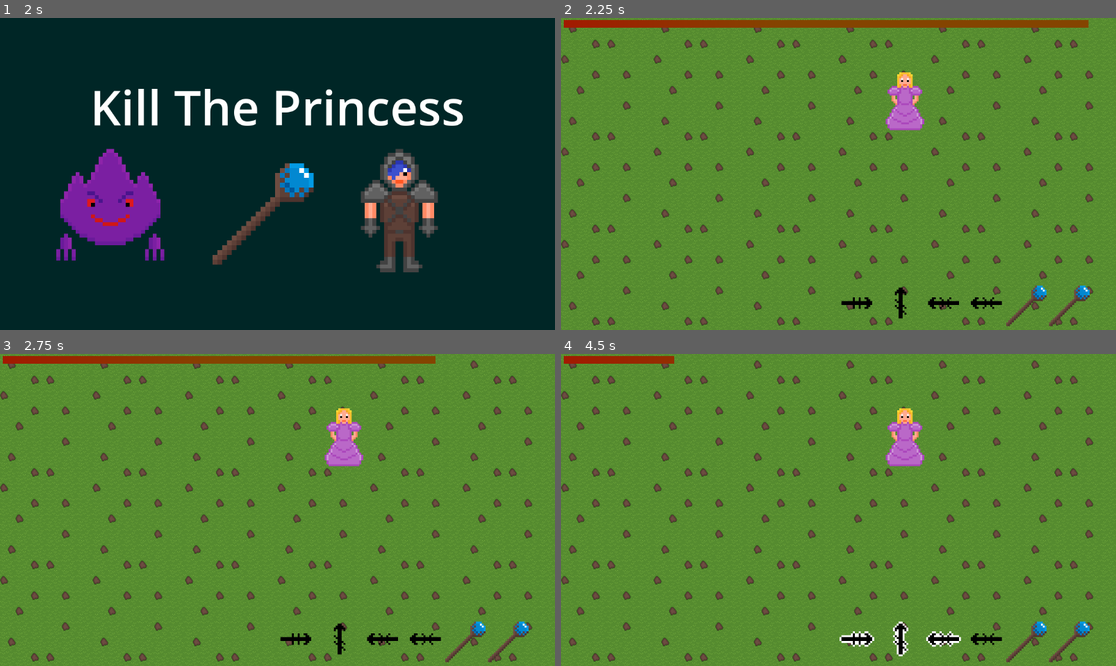
Above: before the commit, frames 1-4 (two rows, left to right).
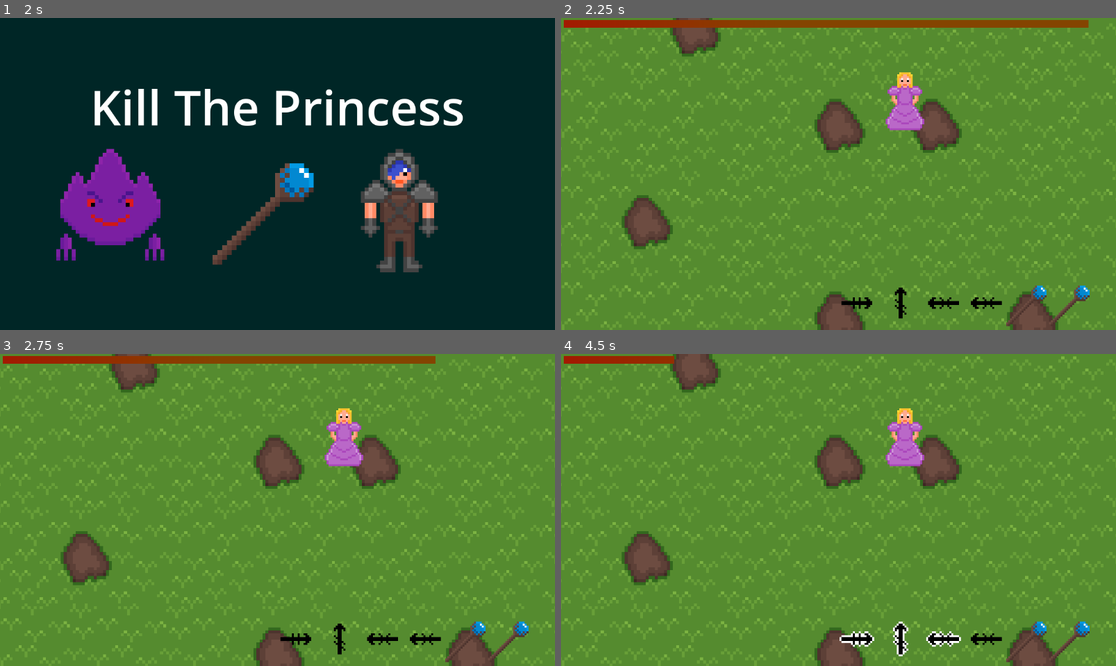
Above: after the commit, the same moments.

Repository: JamsterMan/Game-Jam-PS-16
Game: Godot game, scene res://Scenes/main_menu.tscn
Same seed, same stepped clock (60 frames per second), same inputs: the game is played once before the commit and once after it.
Inputs:
- Up to frame 1 (2 s): click "PLAY" at 0.5 s; hold Right (move_right) from 1.28 s (still down)
- Up to frame 2 (2.25 s): tap Enter at 2 s; release Right (move_right) at 2.03 s; hold Down (move_down) from 2.03 s (still down)
- Up to frame 3 (2.75 s): keep holding Down (move_down)
- Up to frame 4 (4.5 s): release Down (move_down) at 2.78 s; hold Right (move_right) 2.78-3.53 s; hold Up (move_up) 3.53-4.28 s; hold Left (move_left) from 4.28 s (still down)

Frame 1 is identical in both runs. In frame 2, 11% of the frame differs, in the area x 0-100%, y 0-100%; in frame 3, 11%; in frame 4, 11%.

Commit message:
added background music

Diff:
--- a/gamejam-ps16/Scenes/GameScene.tscn
+++ b/gamejam-ps16/Scenes/GameScene.tscn
@@ -1,6 +1,7 @@
-[gd_scene load_steps=10 format=3 uid="uid://cfu28pq6wuky7"]
+[gd_scene load_steps=11 format=3 uid="uid://cfu28pq6wuky7"]
 
 [ext_resource type="Texture2D" uid="uid://dt65f4uaiwvdr" path="res://Sprites/basic_ground.png" id="1_e6apx"]
+[ext_resource type="AudioStream" uid="uid://b84mnhsnhqjs6" path="res://Audio/YOINKY SPLOINKY type beat.mp3" id="1_hnen8"]
 [ext_resource type="Script" path="res://Scripts/mini_game_controller.gd" id="1_pg6cp"]
 [ext_resource type="Script" path="res://Scripts/Next_MiniGame_Timer.gd" id="4_5uc8d"]
 [ext_resource type="Script" path="res://Scripts/MiniGame_Timer.gd" id="5_f6n46"]
@@ -20,6 +21,12 @@
 
 [node name="Game" type="Node2D"]
 
+[node name="GameMusic" type="AudioStreamPlayer" parent="."]
+stream = ExtResource("1_hnen8")
+volume_db = -10.0
+autoplay = true
+parameters/looping = true
+
 [node name="MinigameBackground" type="ColorRect" parent="."]
 offset_left = -600.0
 offset_top = -350.0
@@ -34,7 +41,8 @@
 offset_right = 600.0
 offset_bottom = 350.0
 texture = ExtResource("1_e6apx")
-stretch_mode = 1
+expand_mode = 1
+stretch_mode = 6
 
 [node name="TextureProgressBar" type="TextureProgressBar" parent="MinigameBackgroundTexture"]
 layout_mode = 0
--- a/gamejam-ps16/Scenes/game_info.tscn
+++ b/gamejam-ps16/Scenes/game_info.tscn
@@ -7,6 +7,33 @@
 [ext_resource type="Texture2D" uid="uid://dsg52at2d4v78" path="res://Sprites/Player_Happy.png" id="5_34usf"]
 [ext_resource type="Texture2D" uid="uid://dmapyu46sj31d" path="res://Sprites/Player_normal.png" id="6_uyevj"]
 [ext_resource type="Texture2D" uid="uid://bgiudmtthfprl" path="res://Sprites/Hero.png" id="7_ix8hn"]
+
+[sub_resource type="Animation" id="Animation_dxyle"]
+length = 0.001
+tracks/0/type = "value"
+tracks/0/imported = false
+tracks/0/enabled = true
+tracks/0/path = NodePath("Label:text")
+tracks/0/interp = 1
+tracks/0/loop_wrap = true
+tracks/0/keys = {
+"times": PackedFloat32Array(0),
+"transitions": PackedFloat32Array(1),
+"update": 1,
+"values": ["Save The Princess"]
+}
+tracks/1/type = "value"
+tracks/1/imported = false
+tracks/1/enabled = true
+tracks/1/path = NodePath("Label/Player:texture")
+tracks/1/interp = 1
+tracks/1/loop_wrap = true
+tracks/1/keys = {
+"times": PackedFloat32Array(0),
+"transitions": PackedFloat32Array(1),
+"update": 1,
+"values": [ExtResource("5_34usf")]
+}
 
 [sub_resource type="Animation" id="Animation_jjdrj"]
 resource_name = "minigame_info_animation"
@@ -33,33 +60,6 @@
 "transitions": PackedFloat32Array(1, 1),
 "update": 1,
 "values": [ExtResource("5_34usf"), ExtResource("6_uyevj")]
-}
-
-[sub_resource type="Animation" id="Animation_dxyle"]
-length = 0.001
-tracks/0/type = "value"
-tracks/0/imported = false
-tracks/0/enabled = true
-tracks/0/path = NodePath("Label:text")
-tracks/0/interp = 1
-tracks/0/loop_wrap = true
-tracks/0/keys = {
-"times": PackedFloat32Array(0),
-"transitions": PackedFloat32Array(1),
-"update": 1,
-"values": ["Save The Princess"]
-}
-tracks/1/type = "value"
-tracks/1/imported = false
-tracks/1/enabled = true
-tracks/1/path = NodePath("Label/Player:texture")
-tracks/1/interp = 1
-tracks/1/loop_wrap = true
-tracks/1/keys = {
-"times": PackedFloat32Array(0),
-"transitions": PackedFloat32Array(1),
-"update": 1,
-"values": [ExtResource("5_34usf")]
 }
 
 [sub_resource type="AnimationLibrary" id="AnimationLibrary_2jjhl"]
--- a/gamejam-ps16/Scenes/game_lost.tscn
+++ b/gamejam-ps16/Scenes/game_lost.tscn
@@ -27,6 +27,7 @@
 color = Color(1.74474e-07, 0.149698, 0.150834, 1)
 
 [node name="Label" type="Label" parent="."]
+layout_mode = 0
 offset_left = 1.0
 offset_top = 73.0
 offset_right = 1152.0
@@ -37,6 +38,7 @@
 vertical_alignment = 1
 
 [node name="PlayButton" type="Button" parent="Label"]
+layout_mode = 0
 offset_left = 281.0
 offset_top = 191.0
 offset_right = 891.0
@@ -46,6 +48,7 @@
 script = ExtResource("1_buuc4")
 
 [node name="SadPlayer" type="TextureRect" parent="."]
+layout_mode = 0
 offset_left = 850.0
 offset_top = 420.0
 offset_right = 950.0
@@ -54,6 +57,7 @@
 texture = ExtResource("2_y5uci")
 
 [node name="princess" type="TextureRect" parent="."]
+layout_mode = 0
 offset_left = 250.0
 offset_top = 420.0
 offset_right = 290.0
@@ -62,6 +66,7 @@
 texture = ExtResource("3_idekr")
 
 [node name="hero" type="TextureRect" parent="."]
+layout_mode = 0
 offset_left = 100.0
 offset_top = 420.0
 offset_right = 140.0
--- a/gamejam-ps16/Scenes/game_won.tscn
+++ b/gamejam-ps16/Scenes/game_won.tscn
@@ -26,6 +26,7 @@
 color = Color(1.74474e-07, 0.149698, 0.150834, 1)
 
 [node name="Label" type="Label" parent="."]
+layout_mode = 0
 offset_left = 1.0
 offset_top = 73.0
 offset_right = 1152.0
@@ -36,6 +37,7 @@
 vertical_alignment = 1
 
 [node name="Player" type="TextureRect" parent="."]
+layout_mode = 0
 offset_left = 850.0
 offset_top = 420.0
 offset_right = 950.0
@@ -44,6 +46,7 @@
 texture = ExtResource("1_kyijl")
 
 [node name="princess" type="TextureRect" parent="."]
+layout_mode = 0
 offset_left = 250.0
 offset_top = 420.0
 offset_right = 290.0
@@ -52,6 +55,7 @@
 texture = ExtResource("2_25123")
 
 [node name="hero" type="TextureRect" parent="."]
+layout_mode = 0
 offset_left = 100.0
 offset_top = 420.0
 offset_right = 140.0
Not shown, added: gamejam-ps16/Audio/Forest Technology Type beat.mp3.import
Not shown, added: gamejam-ps16/Audio/YOINKY SPLOINKY type beat.mp3.import
Not shown, added: gamejam-ps16/Audio/Forest Technology Type beat.mp3
Not shown, added: gamejam-ps16/Audio/YOINKY SPLOINKY type beat.mp3
